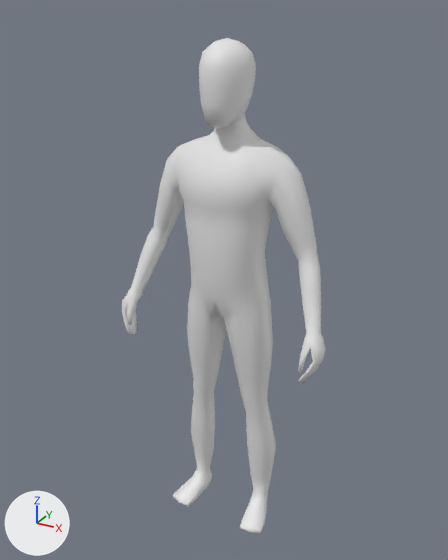
Before and after pictures for a commit that changed the FBX model Assets/Characters/Player.fbx.
Rendered twice from a camera (50 mm lens) standing at (0.946, -1.744, 1.862) and looking at (-0.028, 0.028, 0.977). The axes (+X, +Y, +Z) are drawn at lower left. The lights are the same throughout.
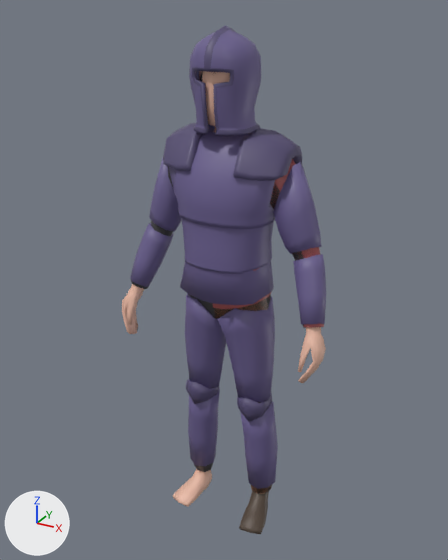
Location of each change, [x1, y1, x2, y2] in pixels of the pictures (448 x 560 px):
'Cube', recoloured (white to beige)
    both: [122, 38, 326, 534]
'Platebody', added (blue)
    after: [130, 123, 326, 328]
    faces in mat_metal (blue #6b6090): [130, 125, 326, 325]
    faces in mat_metal_dark (dark blue #564d74): [163, 123, 302, 208]
    faces in mat_underclothes (black #414141): [131, 167, 314, 327]
'Platelegs', added (blue)
    after: [185, 293, 278, 493]
    faces in mat_metal (blue #6b6090): [185, 293, 278, 489]
    faces in mat_metal_dark (dark blue #564d74): [186, 379, 272, 422]
    faces in mat_underclothes (black #414141): [188, 294, 272, 493]
'Helmet', added (blue)
    after: [189, 25, 261, 136]
    faces in mat_metal (blue #6b6090): [189, 30, 261, 130]
    faces in mat_metal_dark (dark blue #564d74): [192, 25, 260, 136]
'Shoes', added (brown)
    after: [239, 491, 269, 534]
'Shirt', added (brown)
    after: [213, 159, 324, 327]
'Pants', added
    after: [214, 298, 271, 493]

What changed in the scene script:
```text
Change me_cube_001:
    where me_cube_001.from_pydata(...)  # 696 vertices, 694 faces; spans x -0.39..0.39, y -0.14..0.13, z 0.0..1.78
    remove me_cube_001.materials.append(mat_material)  # white #e7e7e7
    add me_cube_001.materials.append(mat_skin)  # beige #e7b8a3
Add ob_helmet:
    ob_helmet = bpy.data.objects.new('Helmet', me_cube_012)  # 392 vertices, 390 faces; spans x -0.106..0.106, y -0.127..0.12, z -0.156..0.149; in mat_metal (blue #6b6090), mat_metal_dark (dark purple #564d73)
    ob_helmet.location = (0.0, -0.006, 1.665)
Add ob_shoes:
    ob_shoes = bpy.data.objects.new('Shoes', me_cube_010)  # 49 vertices, 44 faces; spans x 0.097..0.204, y -0.116..0.079, z 0.002..0.091; in mat_shoe (brown #53453a)
    ob_shoes.location = (0.0, 0.0, -0.003)
Add ob_platelegs:
    ob_platelegs = bpy.data.objects.new('Platelegs', me_cube_006)  # 472 vertices, 386 faces; spans x -0.195..0.195, y -0.119..0.097, z -0.506..0.396; in mat_metal (blue #6b6090), mat_metal_dark (dark purple #564d73), mat_underclothes (black #414141), mat_black (black #1b1b1b)
    ob_platelegs.location = (0.0, 0.018, 0.604)
Add ob_shirt:
    ob_shirt = bpy.data.objects.new('Shirt', me_cube_009)  # 134 vertices, 116 faces; spans x 0.0..0.376, y -0.121..0.129, z 0.906..1.511; in mat_shirt (brown #aa5456)
    ob_shirt.location = (0.0, 0.0, -0.003)
Add ob_hair:
    ob_hair = bpy.data.objects.new('Hair', me_cube_011)  # 66 vertices, 56 faces; spans x -0.089..0.085, y -0.103..0.096, z 1.605..1.786; in mat_hair (black #2b261e)
    ob_hair.location = (0.0, 0.0, -0.003)
Add ob_pants:
    ob_pants = bpy.data.objects.new('Pants', me_cube_008)  # 118 vertices, 106 faces; spans x 0.0..0.192, y -0.101..0.115, z 0.101..1.002; in mat_pants (brown #8f6249)
    ob_pants.location = (0.0, 0.0, -0.003)
Add ob_platebody:
    ob_platebody = bpy.data.objects.new('Platebody', me_cube_005)  # 674 vertices, 610 faces; spans x -0.377..0.377, y -0.145..0.148, z -0.32..0.295; in mat_metal (blue #6b6090), mat_metal_dark (dark purple #564d73), mat_underclothes (black #414141), mat_black (black #1b1b1b)
    ob_platebody.location = (0.0, 0.01, 1.223)
```
